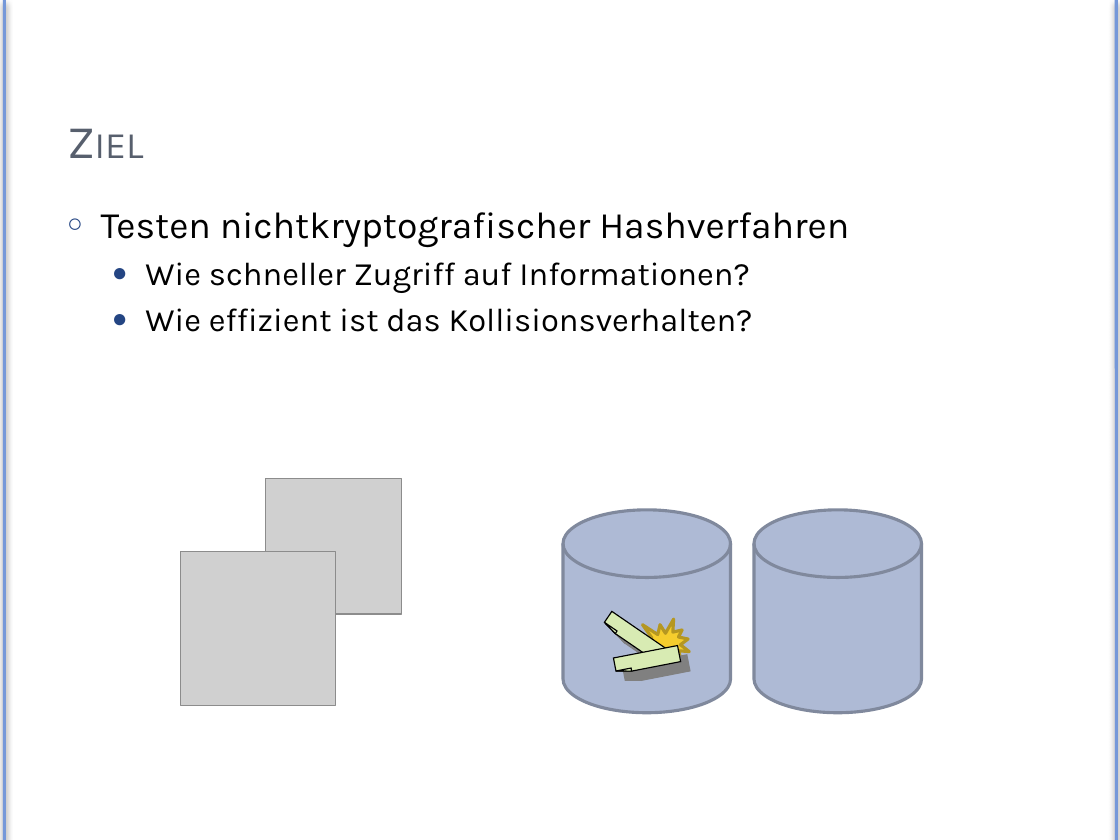
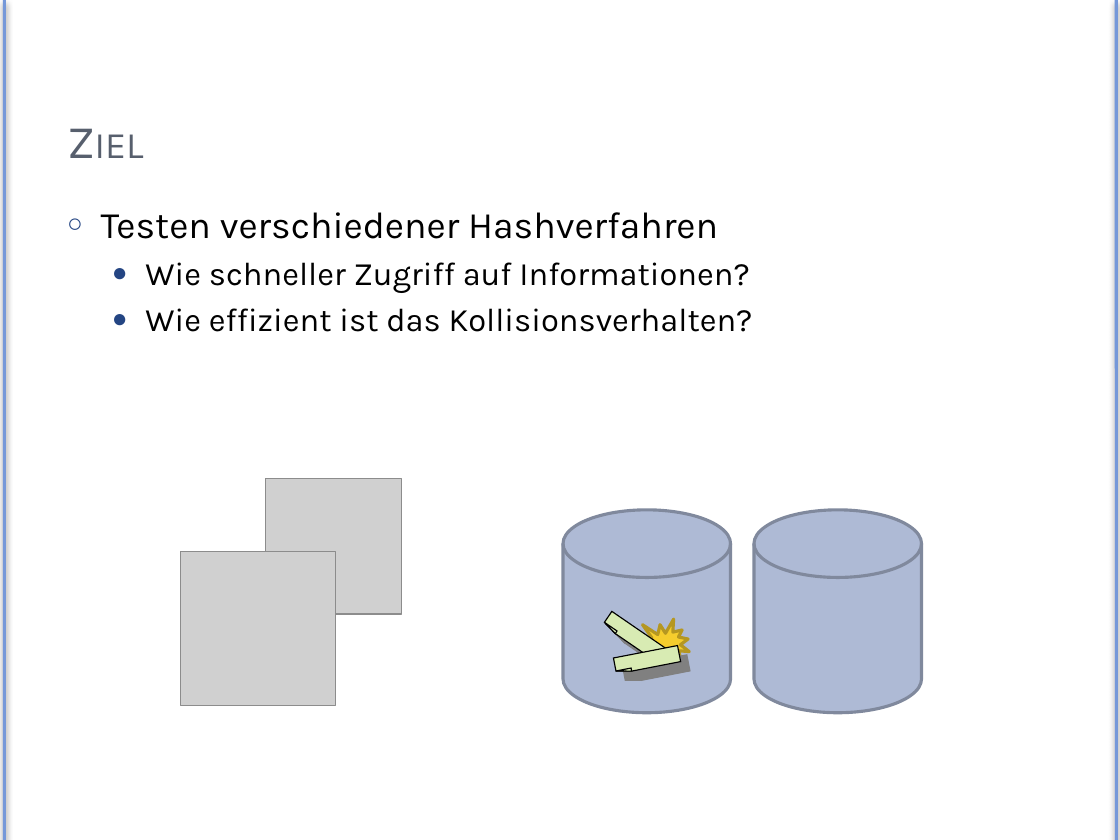
Before and after one commit to Exa-THM/HashTesting, a slide deck: slide 6 of Presentation/exa-hashes.pptx. Drawn at 1120x840 pixels with LibreOffice and Linux fonts; fonts in the diff are those of the drawing; grey boxes stand for pictures. Boxes give left, top, right and bottom in pixels: in the first picture for what was removed or moved away, otherwise in the second. Text is boxed around its words. In the diff, an @@ line names an element or a change of style, - is before the commit and + after.

```diff
--- a/Presentation/exa-hashes.pptx
+++ b/Presentation/exa-hashes.pptx
@@ text at box(101, 212, 718, 239): text changed @@
-○ Testen nichtkryptografischer Hashverfahren
+○ Testen verschiedener Hashverfahren
```
Also in this commit, not shown: 14 other slides changed, 11 slides added, 2 slides removed, 4 other files.
